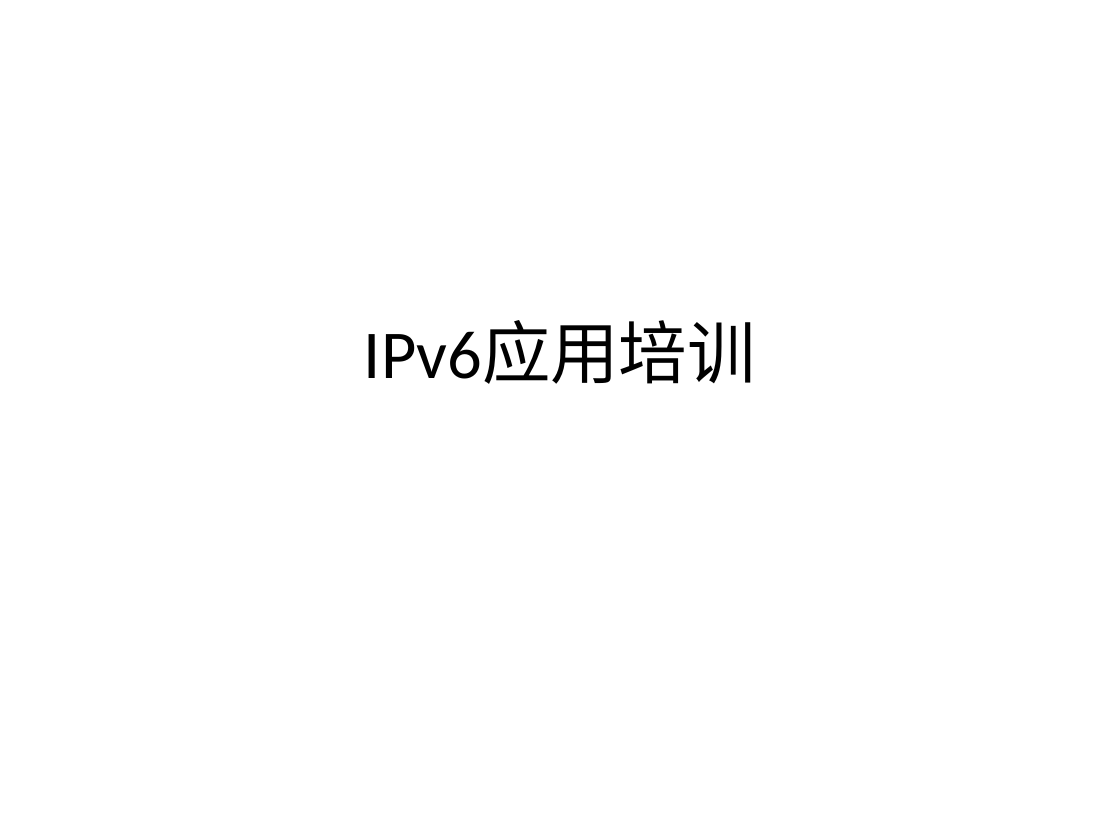
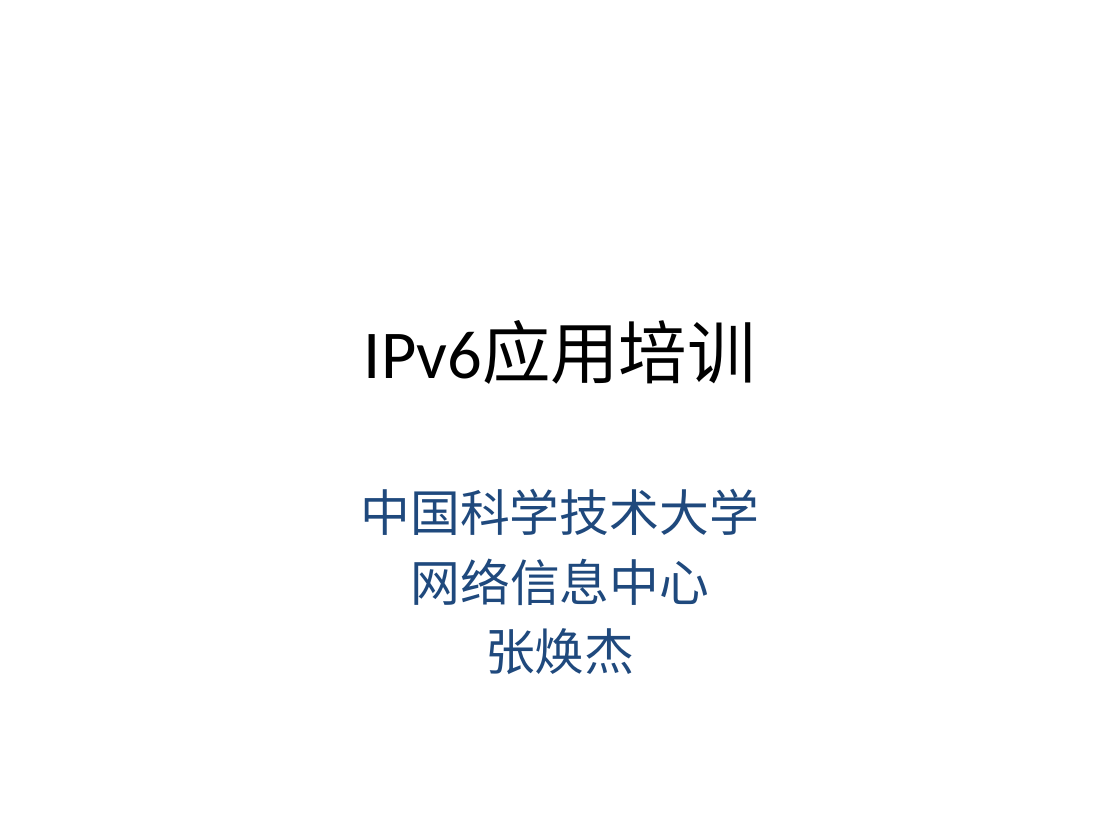
Before and after one commit to bg6cq/network-training, a slide deck: slide 1 of ipv6-nginx.pptx. Drawn at 1120x840 pixels with LibreOffice and Linux fonts; fonts in the diff are those of the drawing. Boxes give left, top, right and bottom in pixels: in the first picture for what was removed or moved away, otherwise in the second. Text is boxed around its words. In the diff, an @@ line names an element or a change of style, - is before the commit and + after.

```diff
--- a/ipv6-nginx.pptx
+++ b/ipv6-nginx.pptx
@@ subtitle added at (361, 489, 759, 674), 32 pt, text #1F497D @@
+中国科学技术大学
+网络信息中心
+张焕杰
```
Also in this commit, not shown: 2 other slides changed.
